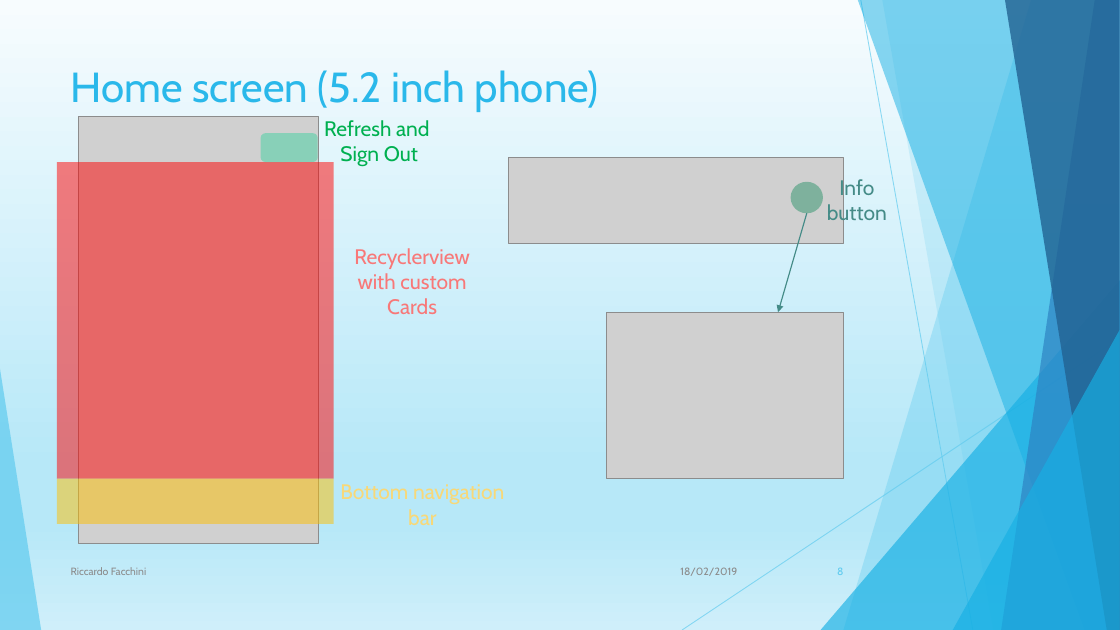
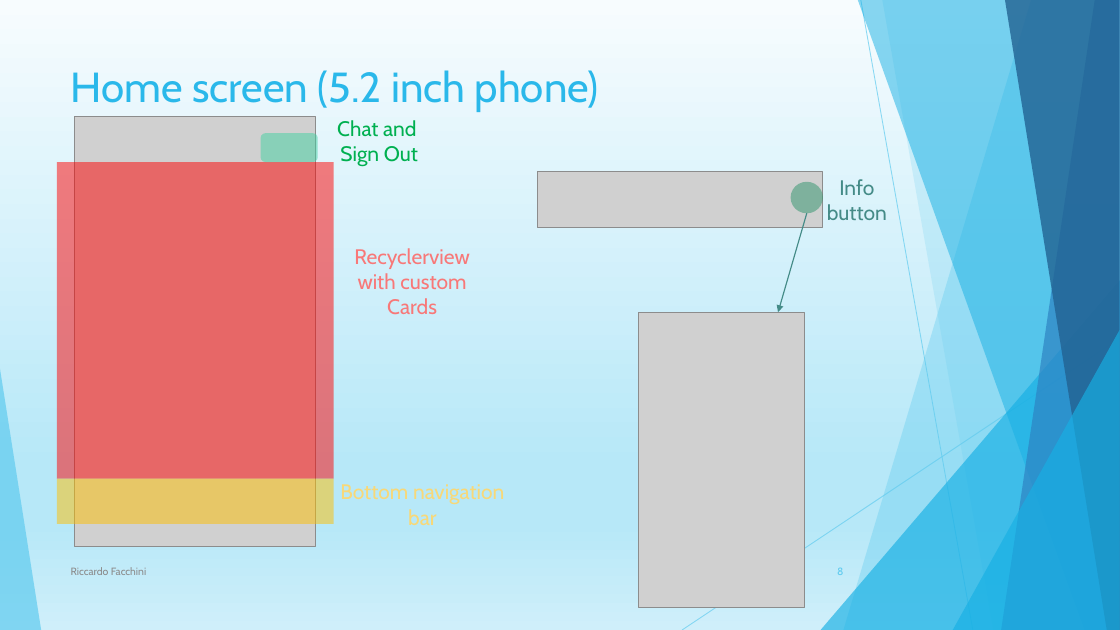
Before and after one commit to Riccardo95Facchini/Reservation, a slide deck: slide 8 of Presentation/Presentation.pptx. Drawn at 1120x630 pixels with LibreOffice and Linux fonts; fonts in the diff are those of the drawing; grey boxes stand for pictures. Boxes give left, top, right and bottom in pixels: in the first picture for what was removed or moved away, otherwise in the second. Text is boxed around its words. In the diff, an @@ line names an element or a change of style, - is before the commit and + after.

```diff
--- a/Presentation/Presentation.pptx
+++ b/Presentation/Presentation.pptx
@@ picture: place and size @@
-picture at (78, 117, 318, 544)
+picture at (74, 117, 316, 547)
@@ text at (337, 120, 416, 137): text changed @@
-Refresh and
+Chat and
@@ picture: place and size @@
-picture at (509, 157, 844, 243)
+picture at (538, 171, 823, 227)
@@ picture removed at (607, 313, 844, 479) @@
@@ picture added at (639, 313, 805, 608) @@
@@ text removed at (680, 567, 737, 576) @@
-18/02/2019
```
Also in this commit, not shown: 6 other slides changed, 10 slides added, 3 slides removed, 8 other files.
